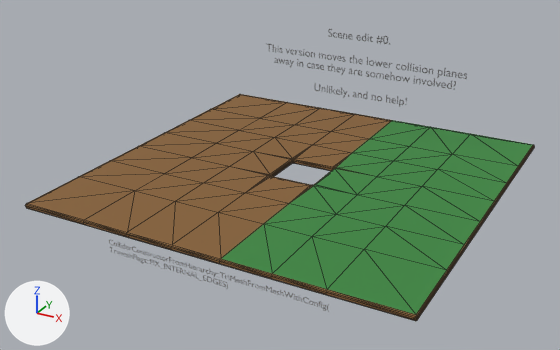
The glTF model assets/maps/level_0_edit_0.glb as it was, and as the next commit left it.
Camera for both pictures: a 50 mm lens placed at (25.7, -50.3, 24.8), pointed at (-0.7, -2.3, 0.8). The axes (+X, +Y, +Z) are drawn at lower left. The lights are the same throughout. The picture after the commit comes second. Mesh edges are drawn as thin lines on the coarser meshes. Objects named as collision shapes, trigger or cutter boxes, shadow casters or lower levels of detail are left out. Where no turn or scale is listed for an object, it has been applied to the vertices. Vertices at exactly the same position are counted once.

In view in the first picture: 'Floor.013', 'GN Instance', 'GN Instance.001'.
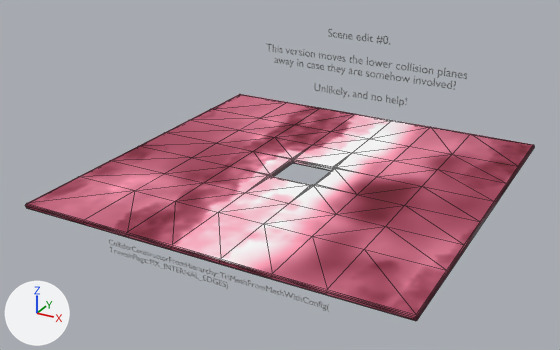
Commit message: Improve model materials.

Changed parts and their boxes [x1, y1, x2, y2] in the pictures (560 x 350 px):
'Floor.013', surface changed (lighter)
    both: [25, 94, 534, 321]
part 1 of me_floor_mesh_014, recoloured (green to pink)
    both: [221, 120, 533, 315]

The change in detail:
Picture 'diffuse' (img_diffuse) is new.
In material 'Material' (mat_material), base_color is no longer (0.242, 0.119, 0.0351), brown #876135.
In material 'Material' (mat_material), texture is now set to img_diffuse.
me_floor_mesh_014 has 352 vertices, 704 faces and spans x -14.9..14.9, y -14.9..14.8, z -0.4..0.0.
me_floor_mesh_014 is used by ob_floor_013; location (0.0, 0.0, 0.39).
me_floor_mesh_014 part 1: 45 faces spanning x 1.9..14.7, y -14.8..14.7, z 0.0 switch from mat_material_002 (green #3a873f) to mat_material (picture img_diffuse).
